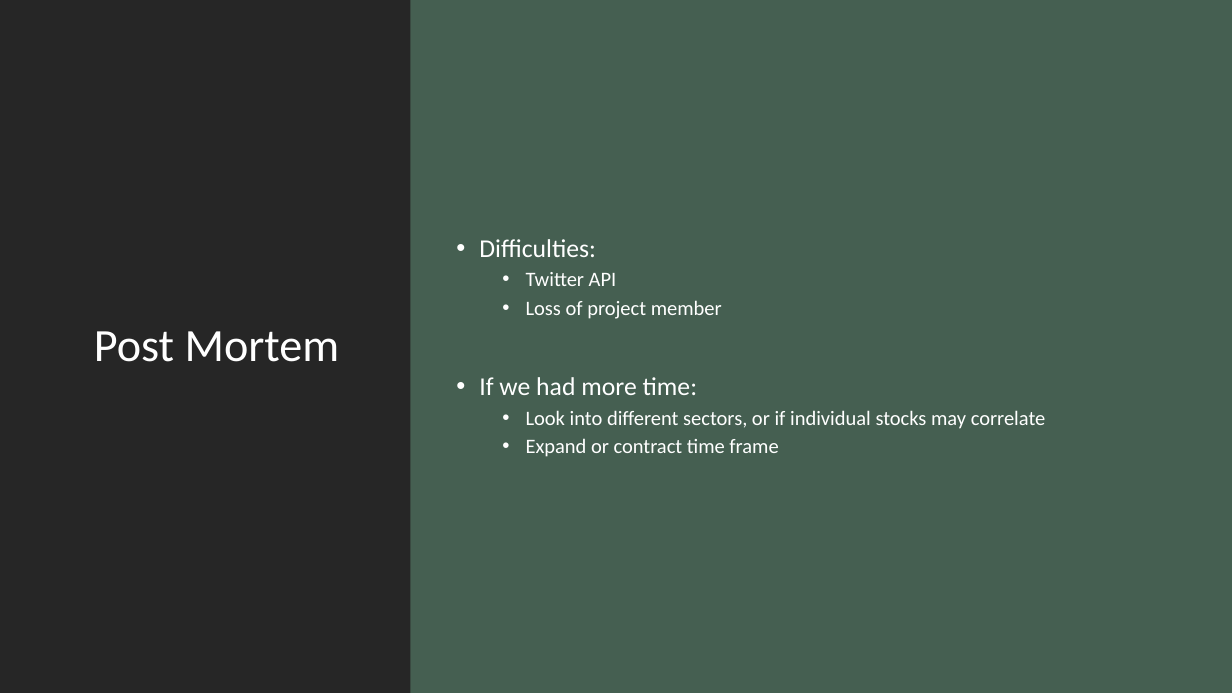
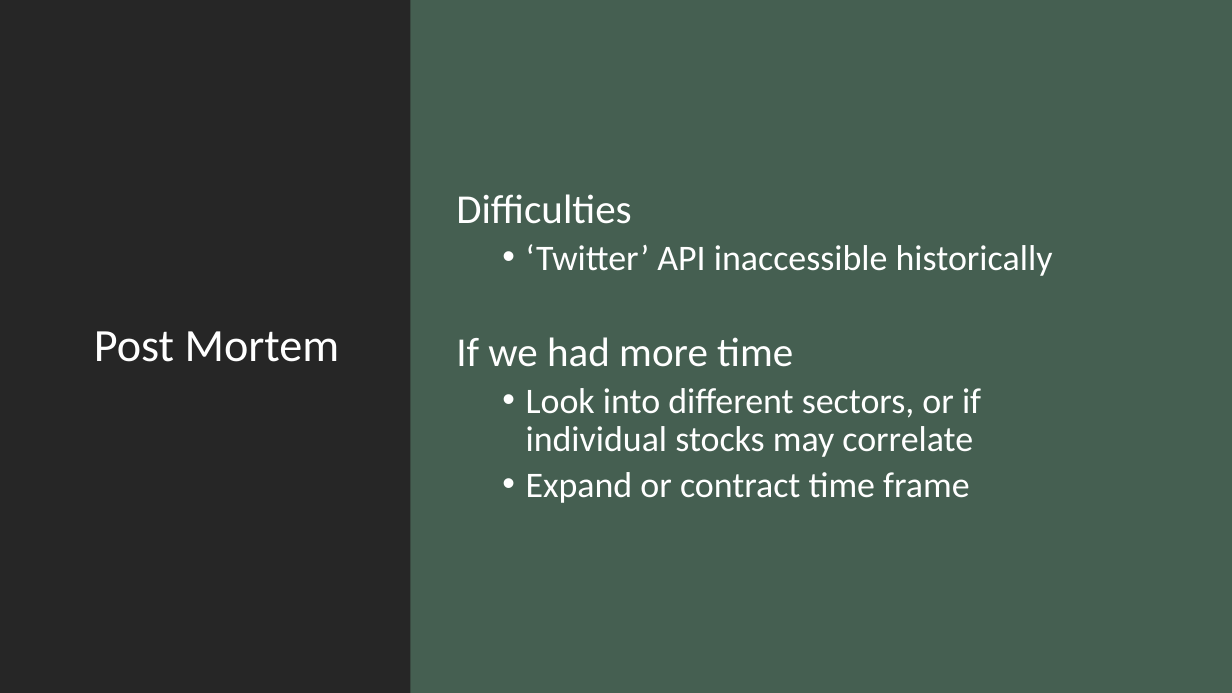
Before and after one commit to ashleighdevito/Cryptocurrency, a slide deck: slide 16 of Presentation/1_cryptocurrency_presentation.pptx (slide 17 before the commit). Drawn at 1232x693 pixels with LibreOffice and Linux fonts; fonts in the diff are those of the drawing. Boxes give left, top, right and bottom in pixels: in the first picture for what was removed or moved away, otherwise in the second. Text is boxed around its words. In the diff, an @@ line names an element or a change of style, - is before the commit and + after.

```diff
--- a/Presentation/1_cryptocurrency_presentation.pptx
+++ b/Presentation/1_cryptocurrency_presentation.pptx
@@ text at bbox=[456, 194, 1053, 367]: text changed; size 20 to 28 pt @@
-• Difficulties:
-  • Twitter API
-  • Loss of project member
-• If we had more time:
+Difficulties
+  • ‘Twitter’ API inaccessible historically
+If we had more time
@@ text at bbox=[526, 388, 981, 503]: size 16 to 28 pt in "Look into different sectors, or if individual ...", "Expand or contract time frame" @@
```
Also in this commit, not shown: 11 other slides changed, 2 slides added, 3 slides removed, 21 other files.
